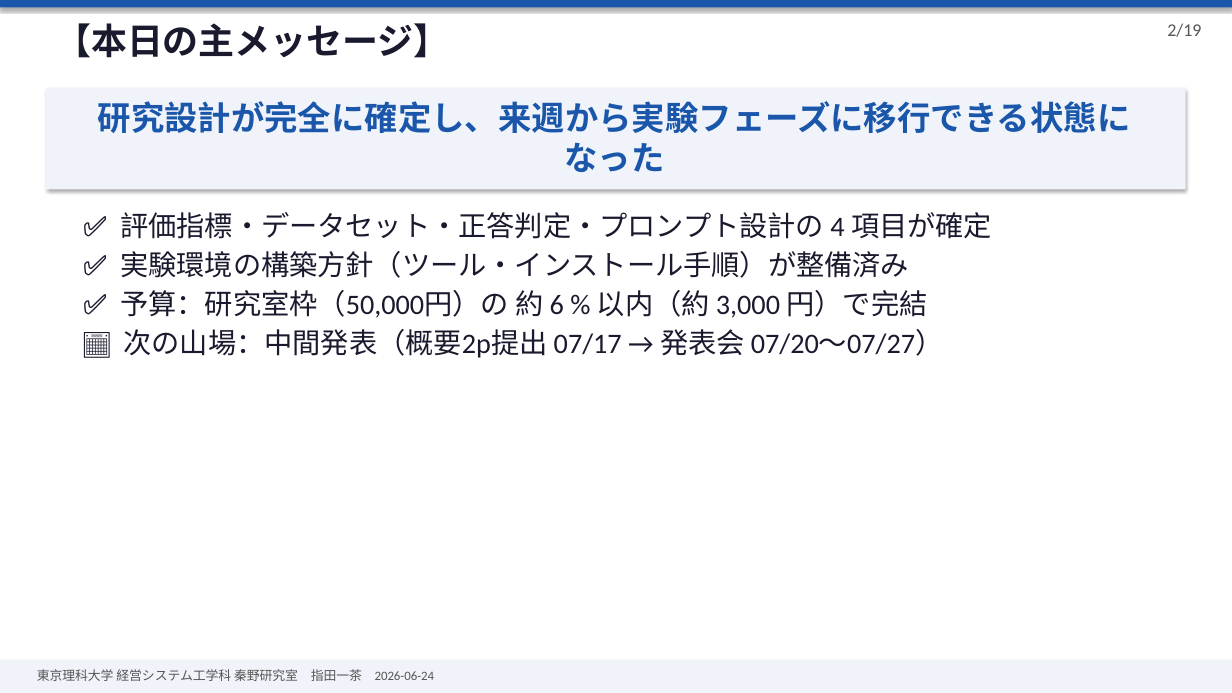
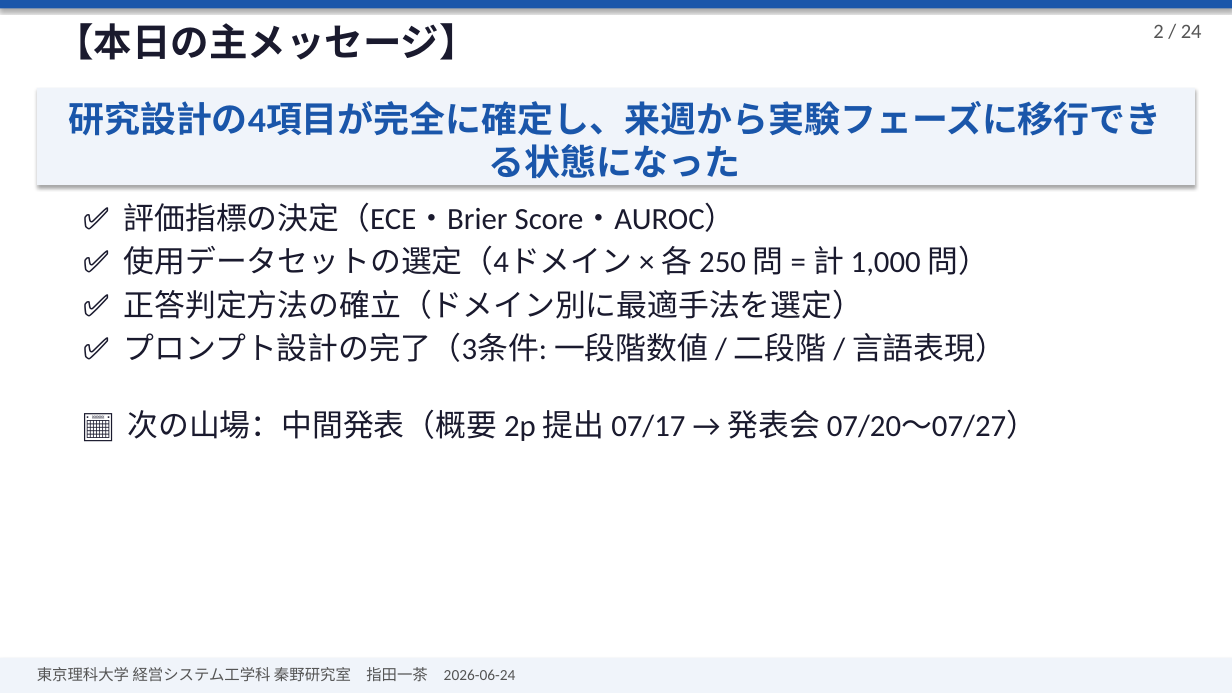
Before and after one commit to issa311sas-hub/test, a slide deck: slide 2 of research/presentations/2026-06-24-seminar-slides.pptx. Drawn at 1232x693 pixels with LibreOffice and Linux fonts; fonts in the diff are those of the drawing. Boxes give left, top, right and bottom in pixels: in the first picture for what was removed or moved away, otherwise in the second. Text is boxed around its words. In the diff, an @@ line names an element or a change of style, - is before the commit and + after.

```diff
--- a/research/presentations/2026-06-24-seminar-slides.pptx
+++ b/research/presentations/2026-06-24-seminar-slides.pptx
@@ text "【本日の主メッセージ】" at (55, 23, 478, 60): size 28 to 30 pt @@
@@ text at (1153, 24, 1202, 38): text changed; size 14 to 16 pt @@
-2/19
+2 / 24
@@ rectangle: place and size @@
-rectangle at (46, 88, 1186, 189)
+rectangle at (37, 88, 1195, 185)
@@ text at (68, 101, 1161, 178): text changed; size 26 to 28 pt @@
-研究設計が完全に確定し、来週から実験フェーズに移行できる状態になった
+研究設計の4項目が完全に確定し、来週から実験フェーズに移行できる状態になった
@@ text at (124, 203, 1037, 441): text changed; size 22 to 24 pt @@
-✅ 評価指標・データセット・正答判定・プロンプト設計の 4 項目が確定
-✅ 実験環境の構築方針（ツール・インストール手順）が整備済み
-✅ 予算：研究室枠（50,000円）の 約 6 % 以内（約 3,000 円）で完結
-📅 次の山場：中間発表（概要2p提出 07/17 → 発表会 07/20〜07/27）
+✅ 評価指標の決定（ECE・Brier Score・AUROC）
+✅ 使用データセットの選定（4ドメイン × 各 250 問 = 計 1,000 問）
+✅ 正答判定方法の確立（ドメイン別に最適手法を選定）
+✅ プロンプト設計の完了（3条件: 一段階数値 / 二段階 / 言語表現）
+📅 次の山場：中間発表（概要 2p 提出 07/17 → 発表会 07/20〜07/27）
@@ text "東京理科大学 経営システム工学科 秦野研究室 指田一茶 2026-06-24" at (37, 667, 516, 682): size 10 to 12 pt @@
```
Also in this commit, not shown: 13 other slides changed, 10 slides added, 5 slides removed, 1 other file.
